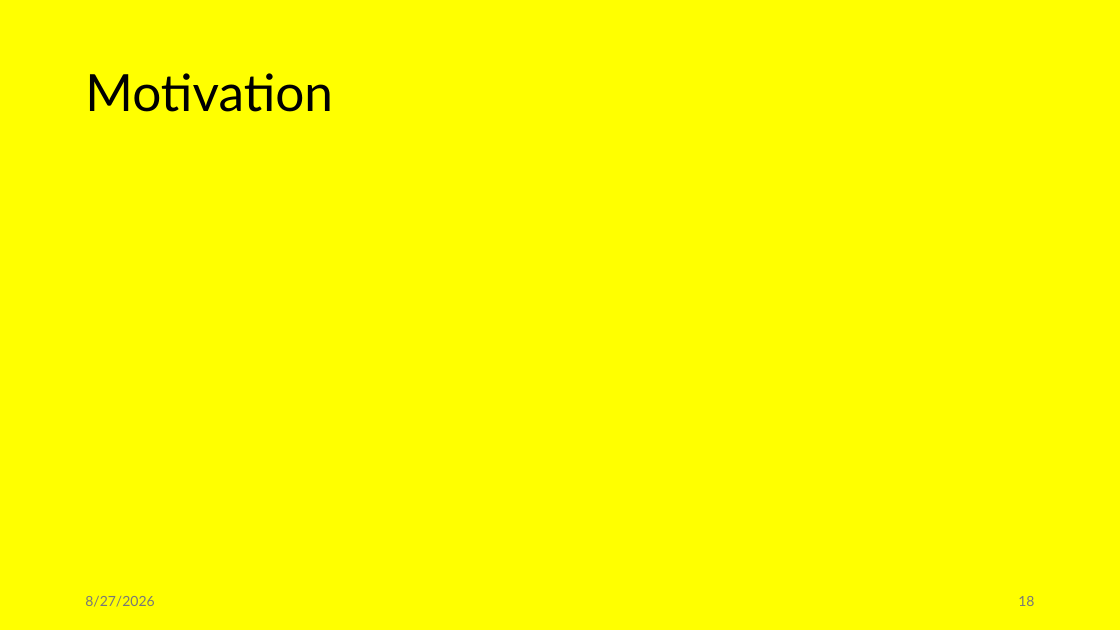
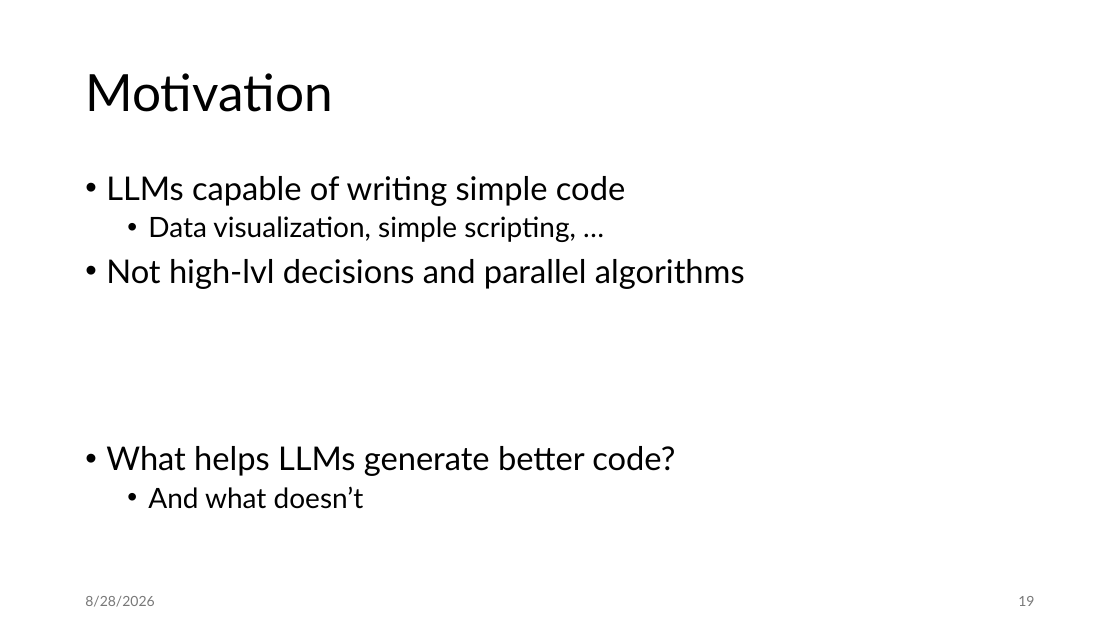
Before and after one commit to jiriklepl/phd-thesis, a slide deck: slide 19 of slides/Optimizing Memory Layouts and Traversal Orders in High-Performance Computing.pptx (slide 18 before the commit). Drawn at 1120x630 pixels with LibreOffice and Linux fonts; fonts in the diff are those of the drawing. Boxes give left, top, right and bottom in pixels: in the first picture for what was removed or moved away, otherwise in the second. Text is boxed around its words. In the diff, an @@ line names an element or a change of style, - is before the commit and + after.

```diff
--- a/slides/Optimizing Memory Layouts and Traversal Orders in High-Performance Computing.pptx
+++ b/slides/Optimizing Memory Layouts and Traversal Orders in High-Performance Computing.pptx
@@ background #FFFF00 to #FFFFFF @@
@@ text added at [106, 176, 745, 509], 28 pt, text #000000 @@
+• LLMs capable of writing simple code
+  • Data visualization, simple scripting, …
+• Not high-lvl decisions and parallel algorithms
+• What helps LLMs generate better code?
+  • And what doesn’t
@@ text at [85, 596, 154, 607]: text changed @@
-8/27/2026
+8/28/2026
@@ page number at [1018, 596, 1034, 606]: text changed @@
-18
+19
```
Also in this commit, not shown: 37 other slides changed, 9 slides added, 1 slide removed.
